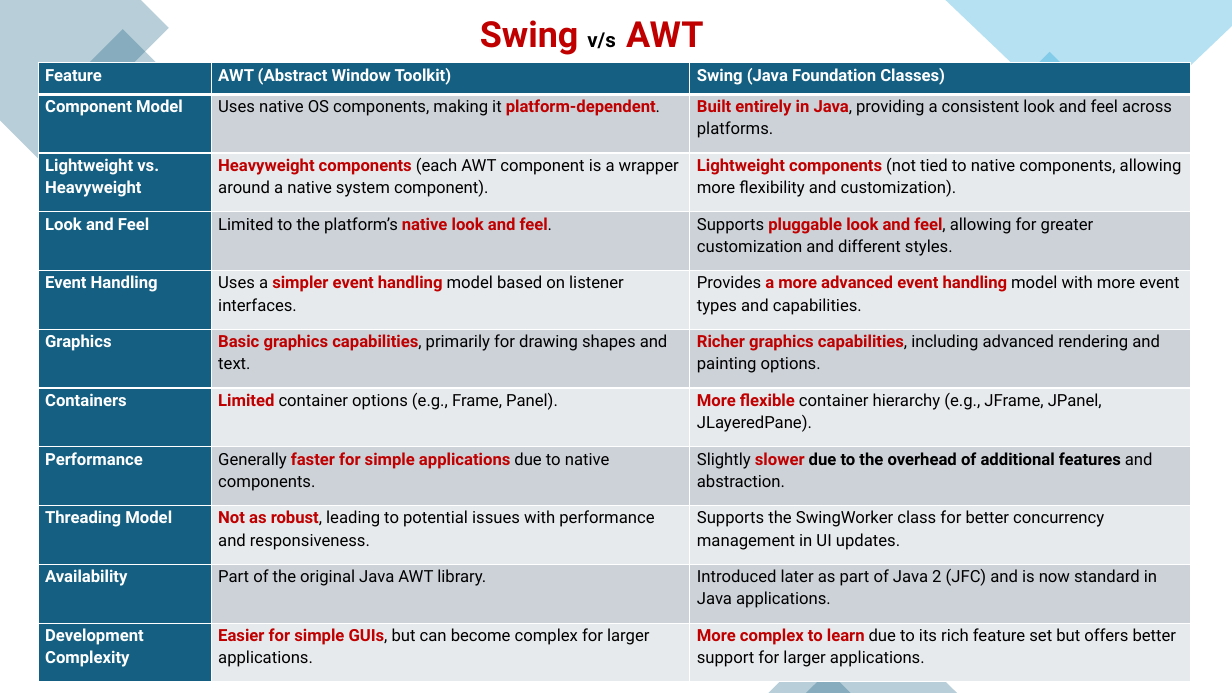
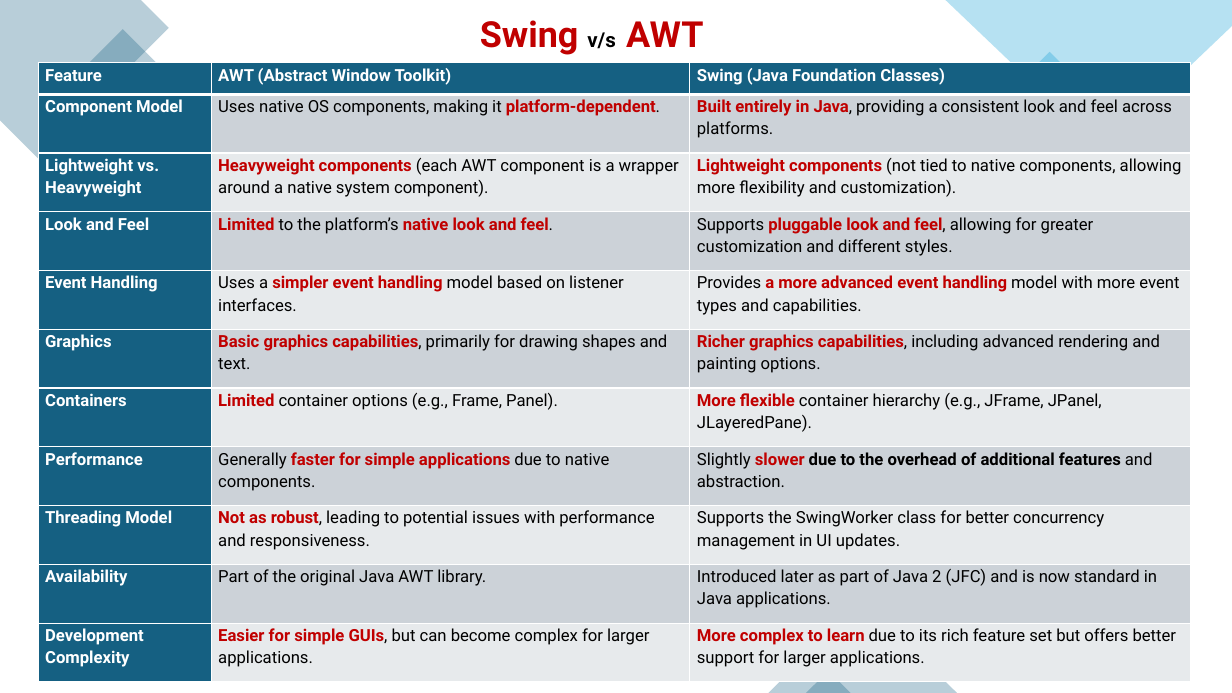
Before and after one commit to PRAMOD-VISHNU-NAIK/MCA-2nd-Sem-Shridevi-College, a slide deck: slide 13 of Theory Class-Notes/Complete Syllabus and Notes/Module-5 GUI and Applet.pptx. Drawn at 1232x693 pixels with LibreOffice and Linux fonts; fonts in the diff are those of the drawing. Boxes give left, top, right and bottom in pixels: in the first picture for what was removed or moved away, otherwise in the second. Text is boxed around its words. In the diff, an @@ line names an element or a change of style, - is before the commit and + after.

```diff
--- a/Theory Class-Notes/Complete Syllabus and Notes/Module-5 GUI and Applet.pptx
+++ b/Theory Class-Notes/Complete Syllabus and Notes/Module-5 GUI and Applet.pptx
@@ table at box(38, 63, 1189, 682) @@
@@ text colour #000000 to #C00000, bold on in "Limited" @@
```
Also in this commit, not shown: 10 other slides changed, 16 slides added, 5 slides removed, 6 other files.
